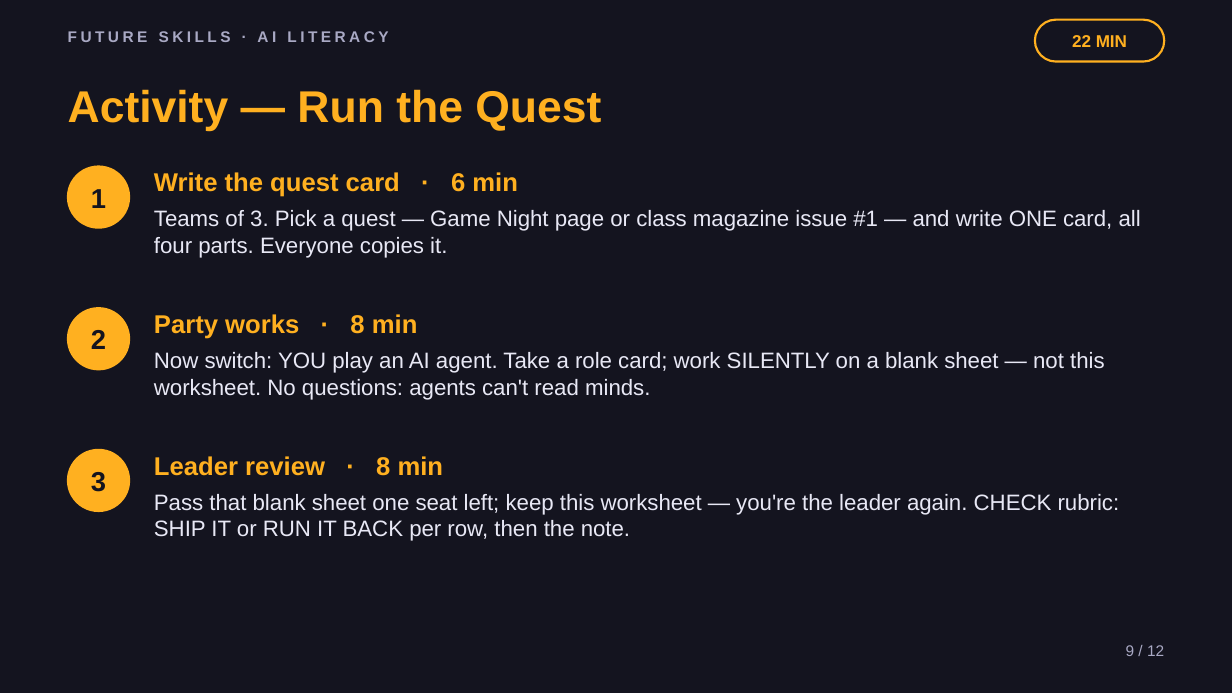
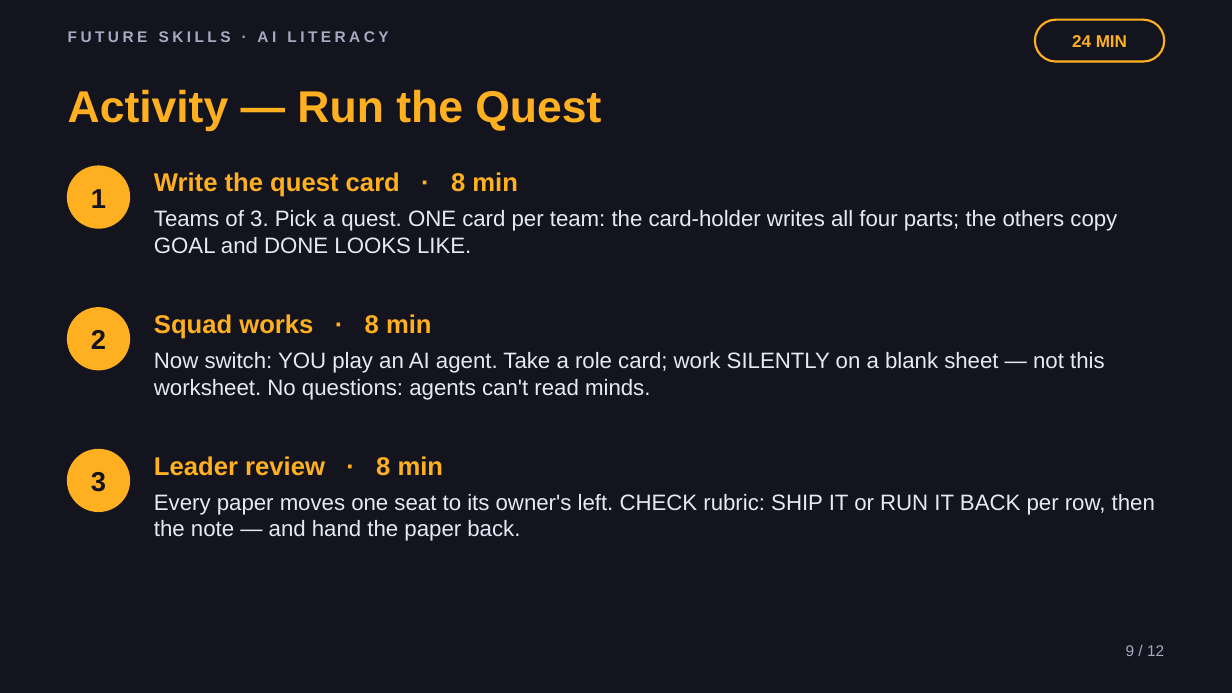
Before and after one commit to phiunit/tptphi, a slide deck: slide 9 of products/ai-agent-intern/dist/Lead Your AI Squad - Slides.pptx. Drawn at 1232x693 pixels with LibreOffice and Linux fonts; fonts in the diff are those of the drawing. Boxes give left, top, right and bottom in pixels: in the first picture for what was removed or moved away, otherwise in the second. Text is boxed around its words. In the diff, an @@ line names an element or a change of style, - is before the commit and + after.

```diff
--- a/products/ai-agent-intern/dist/Lead Your AI Squad - Slides.pptx
+++ b/products/ai-agent-intern/dist/Lead Your AI Squad - Slides.pptx
@@ text at [1072,35,1127,47]: text changed @@
-22 MIN
+24 MIN
@@ text at [154,172,518,197]: text changed @@
-Write the quest card · 6 min
+Write the quest card · 8 min
@@ text at [154,210,1117,254]: text changed @@
-Teams of 3. Pick a quest — Game Night page or class magazine issue #1 — and write ONE card, all four parts. Everyone copies it.
+Teams of 3. Pick a quest. ONE card per team: the card-holder writes all four parts; the others copy GOAL and DONE LOOKS LIKE.
@@ text at [154,314,432,339]: text changed @@
-Party works · 8 min
+Squad works · 8 min
@@ text at [154,494,1155,541]: text changed @@
-Pass that blank sheet one seat left; keep this worksheet — you're the leader again. CHECK rubric: SHIP IT or RUN IT BACK per row, then the note.
+Every paper moves one seat to its owner's left. CHECK rubric: SHIP IT or RUN IT BACK per row, then the note — and hand the paper back.
```
Also in this commit, not shown: 6 other slides changed, 29 other files.
